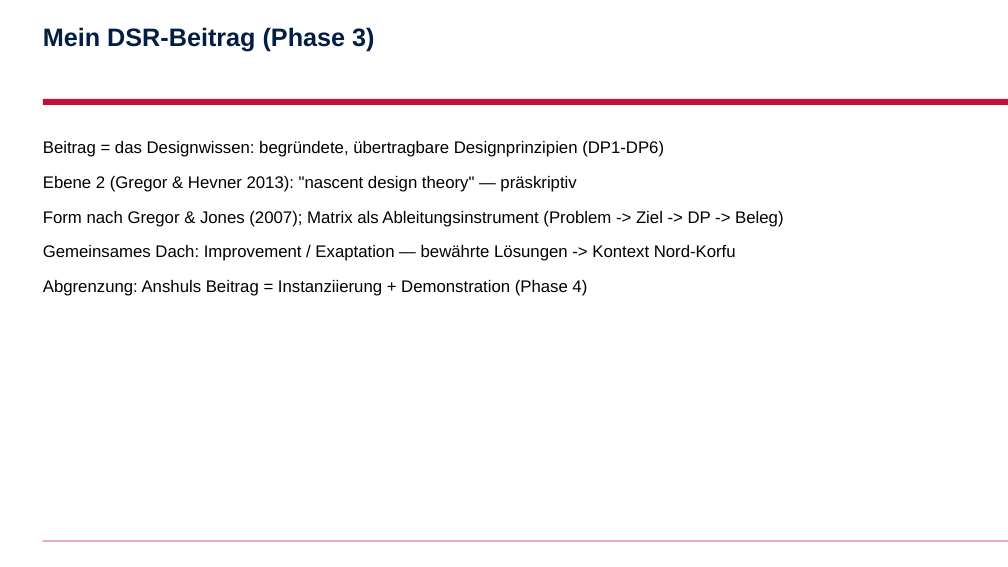
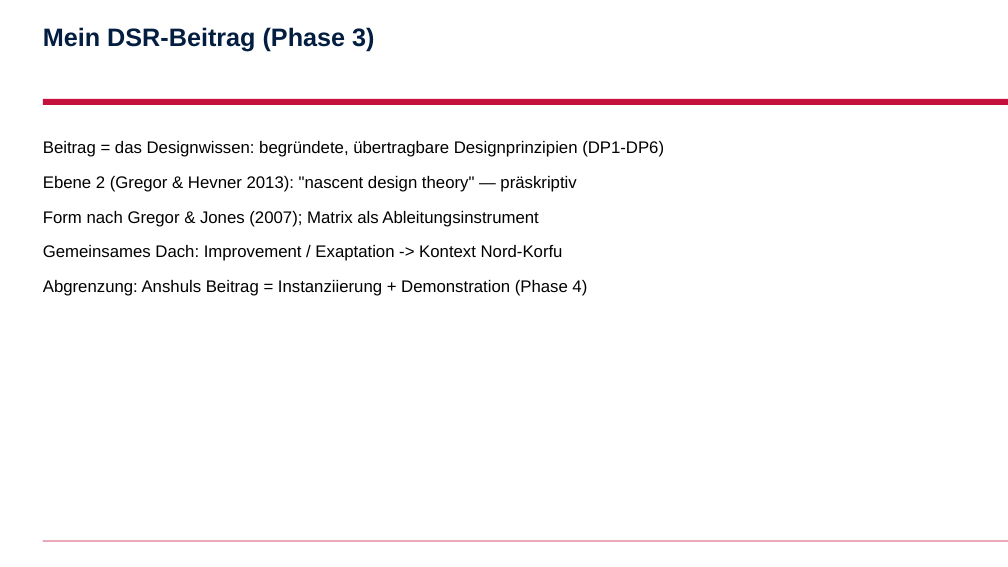
Before and after one commit to AnshulAgrawal7/zoe-sustainability-platform, a slide deck: slide 2 of docs/slides/marieclaire.pptx. Drawn at 1008x567 pixels with LibreOffice and Linux fonts; fonts in the diff are those of the drawing; background and template pictures are left out. Boxes give left, top, right and bottom in pixels: in the first picture for what was removed or moved away, otherwise in the second. Text is boxed around its words. In the diff, an @@ line names an element or a change of style, - is before the commit and + after.

```diff
--- a/docs/slides/marieclaire.pptx
+++ b/docs/slides/marieclaire.pptx
@@ text at box(43, 211, 563, 261): text changed @@
-Form nach Gregor & Jones (2007); Matrix als Ableitungsinstrument (Problem -> Ziel -> DP -> Beleg)
-Gemeinsames Dach: Improvement / Exaptation — bewährte Lösungen -> Kontext Nord-Korfu
+Form nach Gregor & Jones (2007); Matrix als Ableitungsinstrument
+Gemeinsames Dach: Improvement / Exaptation -> Kontext Nord-Korfu
```
Also in this commit, not shown: 5 other slides changed, 3 slides added, 3 slides removed, 8 other files.
